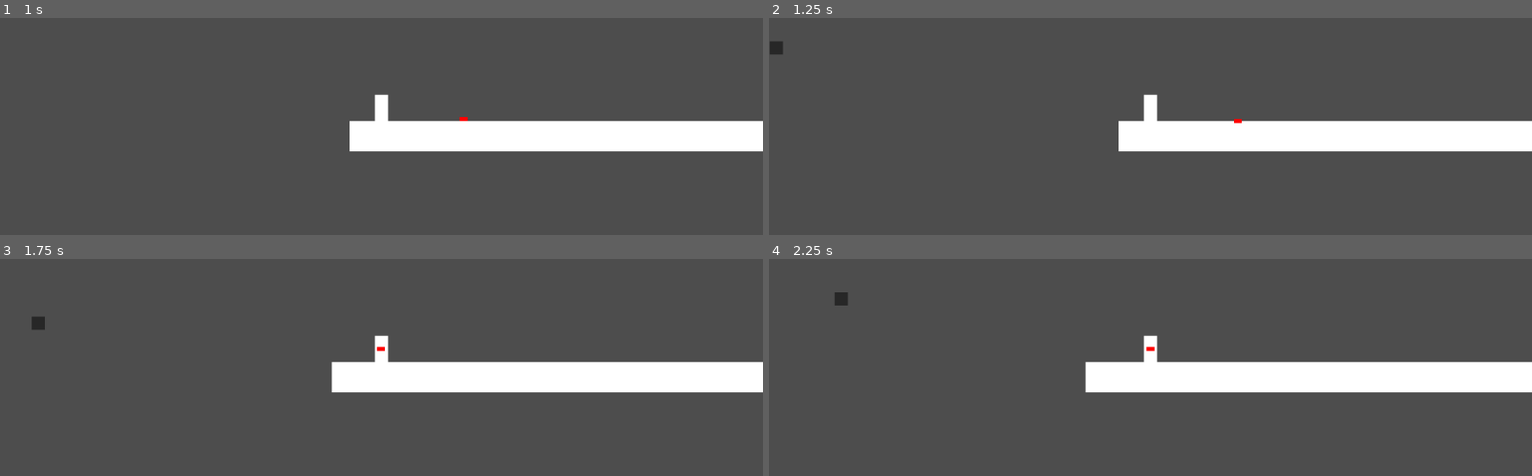
Above: before the commit, frames 1-4 (two rows, left to right).
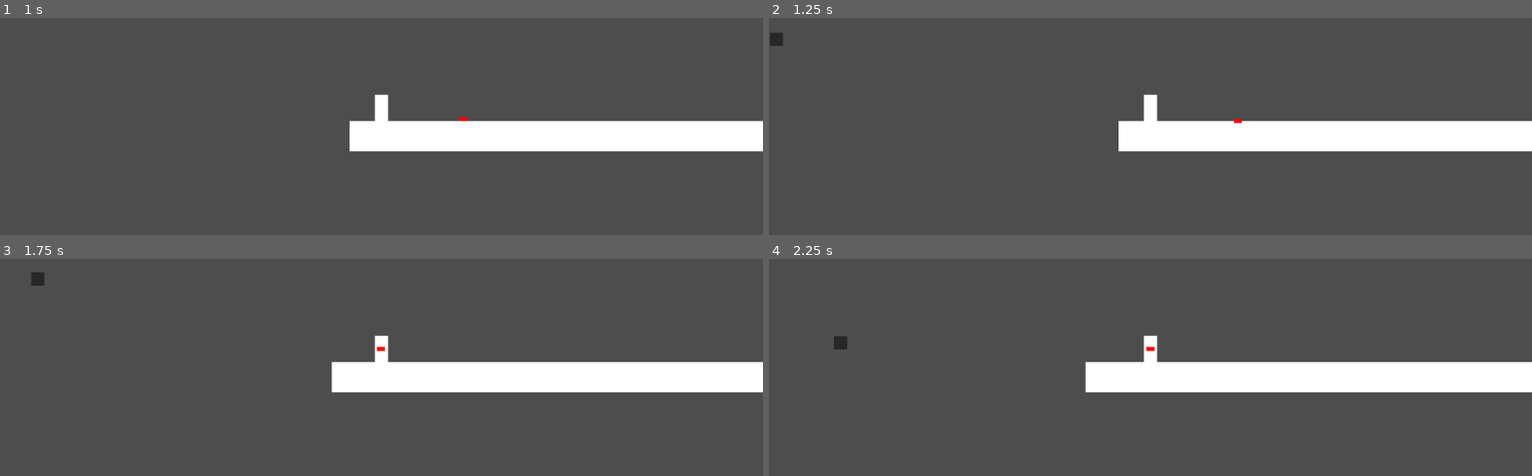
Above: after the commit, the same moments.

Repository: mathkimchi/harpooneer
Game: Godot game, scene res://main_level.tscn
Same seed, same stepped clock (60 frames per second), same inputs: the game is played once before the commit and once after it.
Inputs (mouse positions are in pixels of both pictures, inside the frame that each line leads up to):
- Up to frame 1 (1 s): move the mouse to (549, 87) at 0.52 s; click (549, 87) at 0.67 s
- Up to frame 2 (1.25 s): no input
- Up to frame 3 (1.75 s): move the mouse to (228, 369) at 1.27 s; click (228, 369) at 1.42 s
- Up to frame 4 (2.25 s): move the mouse to (outside the picture) at 2.02 s; click (outside the picture) at 2.17 s

Frame 1 is identical in both runs. In frame 2, 0.1% of the frame differs, in the area x 0-2%, y 7-17%; in frame 3, 0.2%; in frame 4, 0.2%, in the area x 8-11%, y 15-42%.

Commit message:
kill bat when harpooned

Diff:
--- a/bat.gd
+++ b/bat.gd
@@ -14,7 +14,7 @@
 	# Add the gravity.
 	if not is_on_floor():
 		#velocity += Vector2.DOWN * delta * 100
-		velocity += get_gravity() * delta * 0.5
+		velocity += get_gravity() * delta * 0.4
 
 	# Handle jump.
 	if can_flap and (-player.global_position.y >= -self.global_position.y): # up is negative
@@ -29,3 +29,7 @@
 	velocity.x = x_direction * SPEED
 
 	move_and_slide()
+
+# special name for the harpoon
+func enemy_damage()->void:
+	self.queue_free()
--- a/player.gd
+++ b/player.gd
@@ -57,6 +57,12 @@
 func shot_harpoon_physics_process(delta: float) -> void:
 	for body in $Harpoon/Area2D.get_overlapping_bodies():
 		if body == self:
+			# intersecting with the player is fine
+			continue
+
+		if body.has_method("enemy_damage"):
+			# collided with an enemy
+			body.enemy_damage()
 			continue
 
 		print(body)
